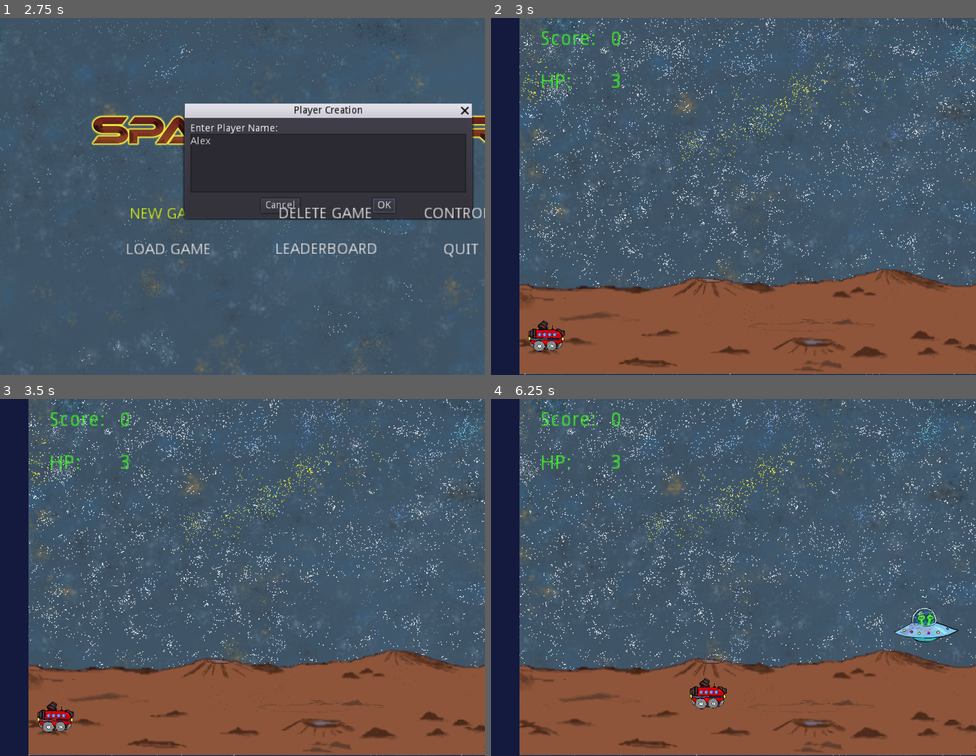
Above: before the commit, frames 1-4 (two rows, left to right).
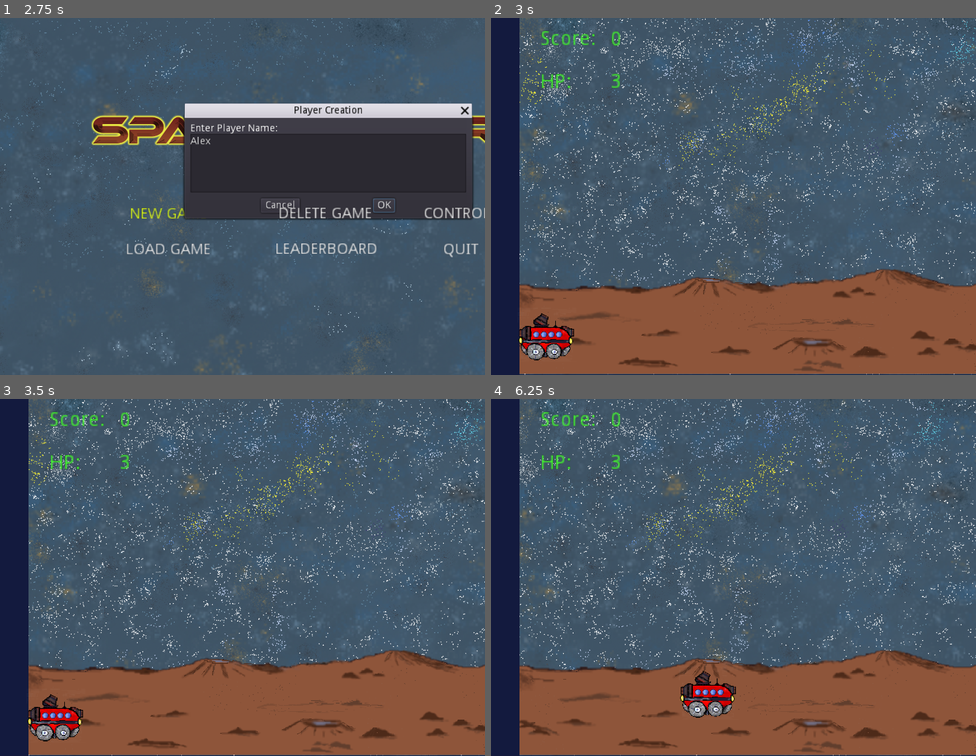
Above: after the commit, the same moments.

Repository: 13hnguyen/EchoWorld
Game: Godot game, scene res://Menus/MainMenu.tscn
Same seed, same stepped clock (60 frames per second), same inputs: the game is played once before the commit and once after it.
Inputs (mouse positions are in pixels of both pictures, inside the frame that each line leads up to):
- Up to frame 1 (2.75 s): click "NEW GAME" at 0.5 s; click (329, 164) at 1.27 s; type "Alex" at 1.35 s; click "NEW GAME" at 2 s
- Up to frame 2 (3 s): click "OK" at 2.75 s
- Up to frame 3 (3.5 s): no input
- Up to frame 4 (6.25 s): hold D (move_right) 3.53-4.28 s; hold S (move_down) 4.28-5.03 s; hold D (move_right) 5.03-5.78 s; hold W (move_up) from 5.78 s (still down)

Frame 1 is identical in both runs. In frame 2, 0.9% of the frame differs, in the area x 5-18%, y 82-96%; in frame 3, 0.9%; in frame 4, 1.5%, in the area x 39-97%, y 58-90%.

Commit message:
updated player and enemy speed

Diff:
--- a/Final_Project/Enemy/Enemy.tscn
+++ b/Final_Project/Enemy/Enemy.tscn
@@ -15,10 +15,10 @@
 tracks/0/imported = false
 tracks/0/enabled = true
 tracks/0/keys = {
-"times": PoolRealArray( 0, 0.2, 0.4, 0.6, 0.8, 1 ),
-"transitions": PoolRealArray( 1, 1, 1, 1, 1, 1 ),
+"times": PoolRealArray( 0, 0.2, 0.4, 0.6, 0.8 ),
+"transitions": PoolRealArray( 1, 1, 1, 1, 1 ),
 "update": 1,
-"values": [ 0, 1, 2, 3, 4, 5 ]
+"values": [ 0, 1, 2, 3, 4 ]
 }
 
 [node name="Enemy" type="KinematicBody2D" groups=[
@@ -37,7 +37,7 @@
 texture = ExtResource( 2 )
 hframes = 3
 vframes = 2
-frame = 3
+frame = 1
 
 [node name="CollisionShape2D" type="CollisionPolygon2D" parent="."]
 position = Vector2( 0, -39 )
--- a/Final_Project/Enemy/EnemyGenerator.gd
+++ b/Final_Project/Enemy/EnemyGenerator.gd
@@ -2,12 +2,12 @@
 
 # These determine the enemy spawn location
 var SpawnMin = Vector2(0, -10)
-var SpawnMax = Vector2(2000, -500)
+var SpawnMax = Vector2(2000, -400)
 
 # Spawn rates
-var SpawnRate = 1 # enemy per sec
-var SpawnTime = 1.0 / SpawnRate
-var SpawnVariance = 0.5
+var SpawnRate = 0.5 # enemy per sec
+var SpawnTime = 0.8 / SpawnRate
+var SpawnVariance = 5
 
 # Keeps track of time since last enemy was spawned
 var TimeSince = 0.0
--- a/Final_Project/Enemy/EnemyGenerator.tscn
+++ b/Final_Project/Enemy/EnemyGenerator.tscn
@@ -3,7 +3,7 @@
 [ext_resource path="res://Enemy/EnemyGenerator.gd" type="Script" id=1]
 [ext_resource path="res://Art/alian.png" type="Texture" id=2]
 
-[node name="Node2D" type="Node2D"]
+[node name="EnemyGenerator" type="Node2D"]
 script = ExtResource( 1 )
 
 [node name="Sprite" type="Sprite" parent="."]
--- a/Final_Project/Player/Player.gd
+++ b/Final_Project/Player/Player.gd
@@ -34,6 +34,7 @@
 
 # function for player movement: left, right, up, down, diagonal
 func _physics_process( delta : float ) -> void :
+  get_node("AnimationPlayer").play("wheels")
   var direction: Vector2
   direction.x = Input.get_action_strength("move_right") - Input.get_action_strength("move_left")
   direction.y = Input.get_action_strength("move_down") - Input.get_action_strength("move_up")
--- a/Final_Project/Player/Player.tscn
+++ b/Final_Project/Player/Player.tscn
@@ -1,6 +1,6 @@
-[gd_scene load_steps=5 format=2]
+[gd_scene load_steps=6 format=2]
 
-[ext_resource path="res://Art/badguns.png" type="Texture" id=1]
+[ext_resource path="res://Art/badguns-Sheet.png" type="Texture" id=1]
 [ext_resource path="res://Player/Player.gd" type="Script" id=2]
 
 [sub_resource type="RectangleShape2D" id=1]
@@ -8,6 +8,24 @@
 
 [sub_resource type="RectangleShape2D" id=2]
 extents = Vector2( 38, 37 )
+
+[sub_resource type="Animation" id=3]
+resource_name = "wheels"
+length = 0.7
+loop = true
+step = 0.3
+tracks/0/type = "value"
+tracks/0/path = NodePath("Sprite:frame")
+tracks/0/interp = 1
+tracks/0/loop_wrap = true
+tracks/0/imported = false
+tracks/0/enabled = true
+tracks/0/keys = {
+"times": PoolRealArray( 0, 0.3, 0.6 ),
+"transitions": PoolRealArray( 1, 1, 1 ),
+"update": 1,
+"values": [ 0, 1, 2 ]
+}
 
 [node name="Player" type="KinematicBody2D"]
 collision_mask = 2
@@ -19,6 +37,7 @@
 [node name="Sprite" type="Sprite" parent="."]
 position = Vector2( 0, -40 )
 texture = ExtResource( 1 )
+hframes = 3
 
 [node name="CollisionShape2D" type="CollisionShape2D" parent="."]
 position = Vector2( 0, -38 )
@@ -51,4 +70,7 @@
 position = Vector2( 15, -90 )
 rotation = -0.809833
 
+[node name="AnimationPlayer" type="AnimationPlayer" parent="."]
+anims/wheels = SubResource( 3 )
+
 [connection signal="body_entered" from="EnemyDetector" to="." method="_on_EnemyDetector_body_entered"]
Binary file added: Final_Project/Art/badguns-Sheet.png
Not shown, changed: .DS_Store
Not shown, changed: Final_Project/.DS_Store
